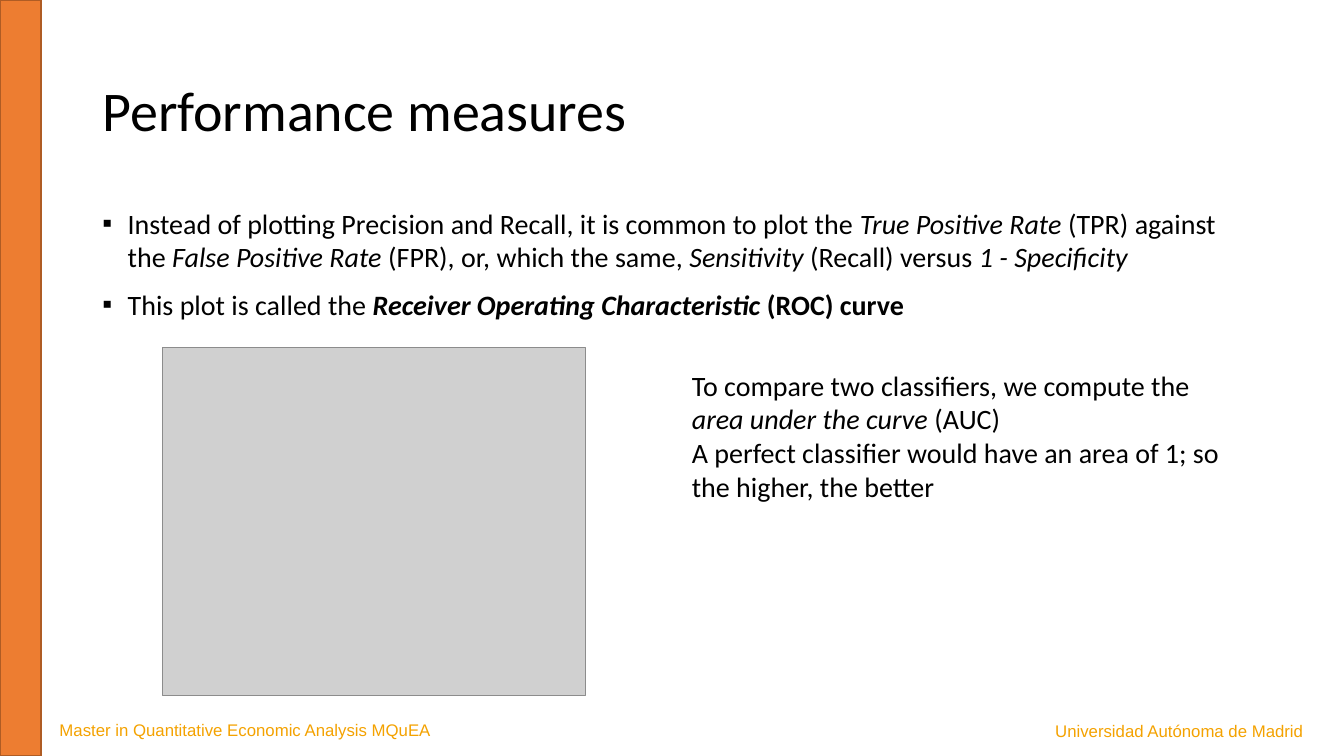
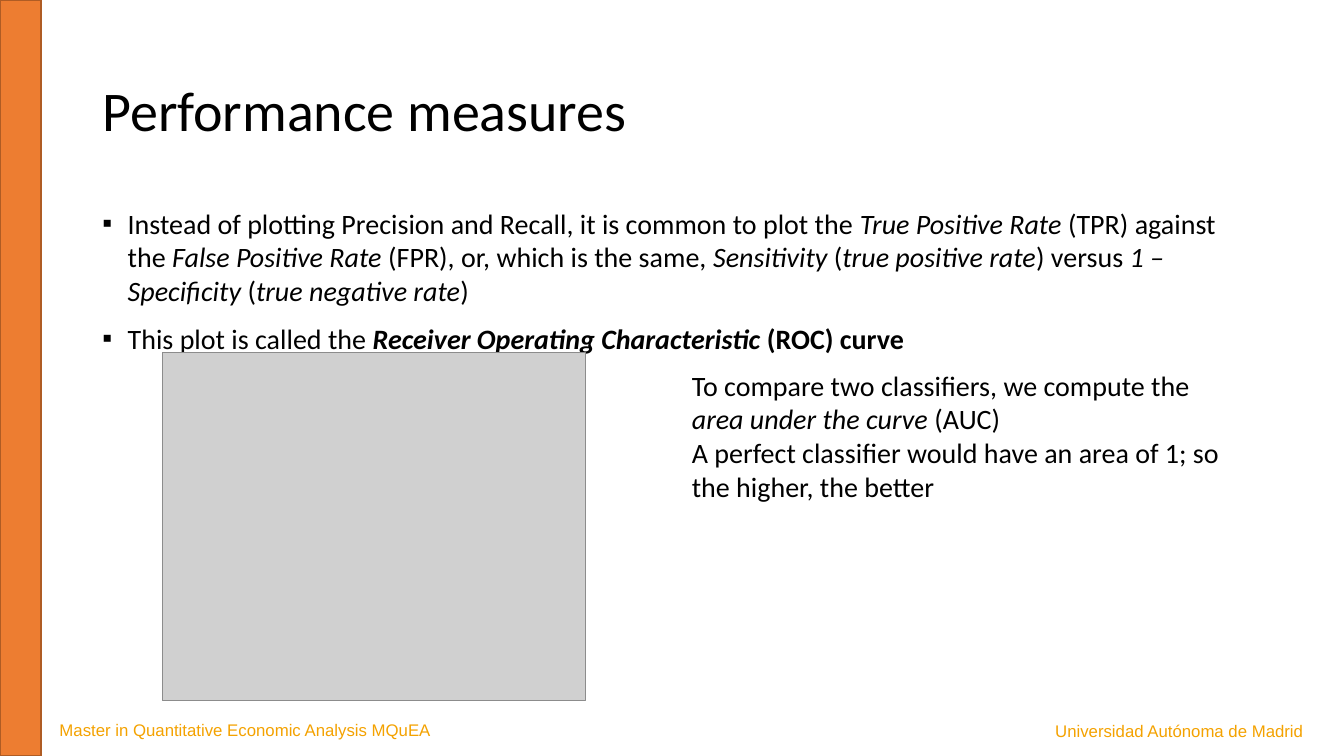
Before and after one commit to JavierBas/IMLEF-MQuEA, a slide deck: slide 22 of Course content/Slides/Topic 4 - Classification.pptx (slide 23 before the commit). Drawn at 1344x756 pixels with LibreOffice and Linux fonts; fonts in the diff are those of the drawing; grey boxes stand for pictures. Boxes give left, top, right and bottom in pixels: in the first picture for what was removed or moved away, otherwise in the second. Text is boxed around its words. In the diff, an @@ line names an element or a change of style, - is before the commit and + after.

```diff
--- a/Course content/Slides/Topic 4 - Classification.pptx
+++ b/Course content/Slides/Topic 4 - Classification.pptx
@@ text at (x1=128, y1=213, x2=1216, y2=306): text changed @@
-▪ Instead of plotting Precision and Recall, it is common to plot the True Positive Rate (TPR) against the False Positive Rate (FPR), or, which the same, Sensitivity (Recall) versus 1 - Specificity
+▪ Instead of plotting Precision and Recall, it is common to plot the True Positive Rate (TPR) against the False Positive Rate (FPR), or, which is the same, Sensitivity (true positive rate) versus 1 – Specificity (true negative rate)
@@ picture moved from (x1=162, y1=348, x2=586, y2=696) to (x1=162, y1=353, x2=586, y2=701) @@
```
Also in this commit, not shown: 1 other slide changed, 2 slides removed.
